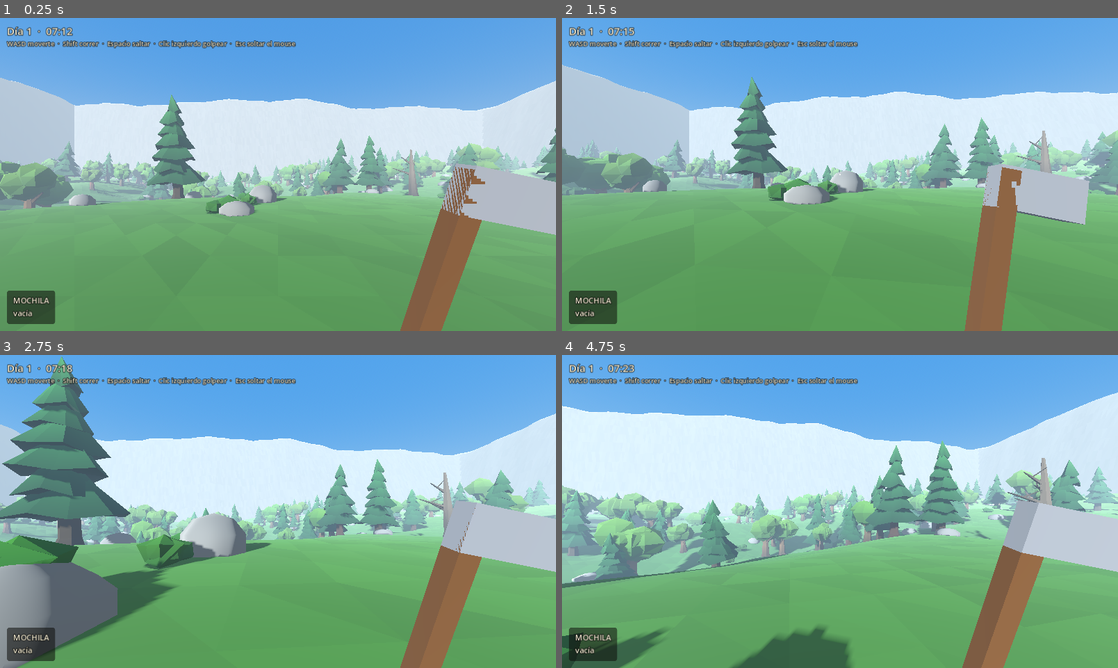
Above: before the commit, frames 1-4 (two rows, left to right).
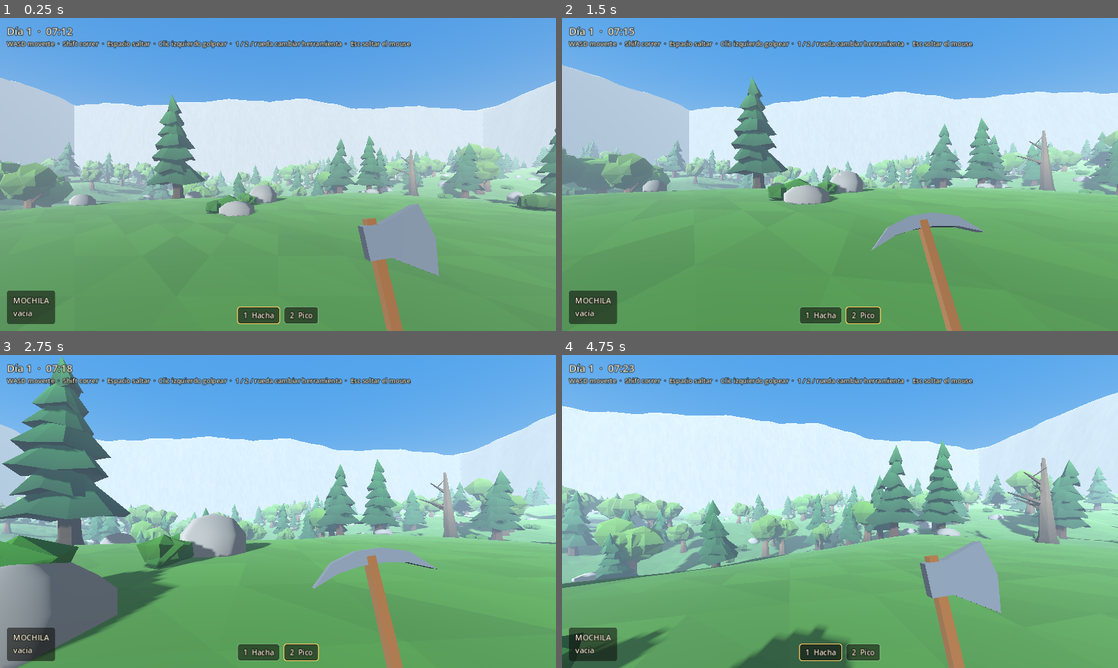
Above: after the commit, the same moments.

Repository: kevinancheta/proyectosurvival
Game: Godot game, scene res://scenes/main.tscn
The game is run twice, just before and just after one commit, with the same random seed, the same clock (stepped at 60 frames per second) and the same inputs.
Inputs (mouse positions are in pixels of both pictures, inside the frame that each line leads up to):
- Up to frame 1 (0.25 s): no input
- Up to frame 2 (1.5 s): tap Enter at 0.5 s; move the mouse to (867, 174) at 0.52 s; hold W (move_forward) from 0.53 s (still down); tap 1 at 0.6 s; click (867, 174) at 0.67 s; tap Space (jump) at 0.77 s; tap 2 at 0.8, 1.35 s; move the mouse to (812, 174) at 1.27 s; click (812, 174) at 1.42 s
- Up to frame 3 (2.75 s): keep holding W (move_forward); tap Space (jump) at 1.52 s; tap 1 at 1.55 s; move the mouse to (289, 505) at 2.02 s; hold Shift (sprint) from 2.03 s (still down); click (289, 505) at 2.17 s; tap 2 at 2.3 s
- Up to frame 4 (4.75 s): move the mouse to (834, 517) at 2.77 s; release Shift (sprint) at 2.78 s; tap 1 at 2.85, 4.35 s; click (834, 517) at 2.92 s; tap Space (jump) at 3.02, 3.77, 4.52 s; move the mouse to (878, 514) at 3.52 s; tap 2 at 3.6 s; click (878, 514) at 3.67 s; tap Escape at 4.15 s; move the mouse to (673, 464) at 4.27 s; release W (move_forward) at 4.28 s; hold A (move_left) from 4.28 s (still down); click (673, 464) at 4.42 s

The runs differ from the first frame. In frame 1, 9.7% of the frame differs, in the area x 42-100%, y 7-100%; in frame 2, 7.9%; in frame 3, 9.1%; in frame 4, 9.8%.

Commit message:
Hacha y pico: modelos nuevos, cambio con 1/2 y rueda, eficiencia según el material
- El hacha rinde con árboles y el pico con rocas; con la equivocada cuesta 2.5 veces más
- Las rocas rinden 6 piedras con cualquier herramienta
- Barra de herramientas y aviso de herramienta equivocada
- Prueba automática ampliada

Co-Authored-By: Claude Sonnet 5.5 <noreply@anthropic.com>
Claude-Session: https://claude.ai/code/session_01MCNVy8iRHpZKS1Z4a3qifJ

Diff:
--- a/scripts/harvestable.gd
+++ b/scripts/harvestable.gd
@@ -1,14 +1,22 @@
 extends StaticBody3D
-## Un árbol o una roca que el jugador puede golpear.
+## Un árbol o una roca que el jugador puede golpear. El hacha rinde con los árboles y el pico con las rocas
+## (ver POWER); con la herramienta equivocada hacen falta más golpes.
 ## Los árboles y las rocas se dibujan todos juntos con MultiMesh (es mucho más rápido).
 ## Este nodo aporta la colisión y la lógica, y modifica su propia instancia del MultiMesh
 ## cuando lo golpean: lo sacude, lo achica o lo hace caer.
 
 const PickupScript := preload("res://scripts/pickup.gd")
 
+const EPS := 0.001
+## Cuánto avanza cada golpe según la herramienta (1.0 = la herramienta adecuada).
+const POWER := {
+	"axe": {"tree": 1.0, "rock": 0.4},
+	"pickaxe": {"tree": 0.4, "rock": 1.0},
+}
+
 var kind: String = "tree"        # "tree" o "rock"
-var max_hp: int = 6              # golpes que aguanta
-var hp: int = 6
+var max_hp: float = 6.0          # golpes que aguanta con la herramienta adecuada
+var hp: float = 6.0
 var drops: int = 3               # cuántos objetos suelta al terminar
 var mm: MultiMesh                # el MultiMesh donde se dibuja
 var index: int = 0               # qué instancia del MultiMesh es
@@ -19,6 +27,7 @@
 
 var _busy := false               # ya se está cayendo o rompiendo
 var _tween: Tween
+var _stones_dropped := 0         # piedras que ya soltó esta roca
 
 
 func _ready() -> void:
@@ -26,21 +35,28 @@
 	hp = max_hp
 
 
-## Texto que se muestra al apuntarle.
-func get_prompt() -> String:
-	return "Talar árbol" if kind == "tree" else "Picar roca"
+func power_of(tool_id: String) -> float:
+	return float(POWER.get(tool_id, POWER["axe"])[kind])
+
+
+## Texto que se muestra al apuntarle, según la herramienta que llevás.
+func get_prompt(tool_id: String = "axe") -> String:
+	var text := "Talar árbol" if kind == "tree" else "Picar roca"
+	if power_of(tool_id) < 1.0:
+		text += " (lento, mejor con " + ("el hacha" if kind == "tree" else "el pico") + ")"
+	return text
 
 
 ## Lo llama el jugador en cada golpe. from_pos es dónde está el jugador.
-func take_hit(from_pos: Vector3) -> void:
+func take_hit(from_pos: Vector3, tool_id: String = "axe") -> void:
 	if _busy:
 		return
-	hp -= 1
+	hp -= power_of(tool_id)
 	var away := global_position - from_pos
 	away.y = 0.0
 	away = away.normalized() if away.length() > 0.01 else Vector3.RIGHT
 	if kind == "tree":
-		if hp <= 0:
+		if hp <= EPS:
 			_fell(away)
 		else:
 			_wobble(away)
@@ -127,21 +143,24 @@
 # -------------------------------------------------------------------- rocas
 
 func _chip(away: Vector3) -> void:
-	# Cada golpe suelta una piedra hacia el jugador, y la roca se achica.
+	# La roca suelta piedras a medida que se rompe, hacia el jugador. El total es el mismo
+	# con cualquier herramienta: con la equivocada solo hacen falta más golpes.
 	var toward_player := -away
-	_drop("Piedra", global_position + toward_player * 1.4 + Vector3(0.0, 1.0, 0.0),
-		toward_player * 1.5 + Vector3(randf_range(-0.5, 0.5), 2.5, randf_range(-0.5, 0.5)))
+	var broken := hp <= EPS
+	var total := int(max_hp) + drops
+	var owed := total if broken else int(clampf((max_hp - hp) / max_hp, 0.0, 1.0) * total)
+	for i in owed - _stones_dropped:
+		_drop("Piedra", global_position + toward_player * 1.4 + Vector3(0.0, 1.0 + i * 0.3, 0.0),
+			toward_player * 1.5 + Vector3(randf_range(-0.7, 0.7), 2.5, randf_range(-0.7, 0.7)))
+	_stones_dropped = owed
 
-	if hp <= 0:
+	if broken:
 		_busy = true
 		collision_layer = 0
 		_hide_instance()
-		for i in drops:
-			_drop("Piedra", global_position + toward_player * 1.4 + Vector3(0.0, 1.2 + i * 0.3, 0.0),
-				toward_player * 1.5 + Vector3(randf_range(-1.0, 1.0), 2.5, randf_range(-1.0, 1.0)))
 		queue_free()
 	else:
-		var f := 0.55 + 0.45 * float(hp) / float(max_hp)
+		var f := 0.55 + 0.45 * hp / max_hp
 		mm.set_instance_transform(index, Transform3D(xf.basis * Basis.from_scale(Vector3.ONE * f), xf.origin))
 
 
--- a/scripts/main.gd
+++ b/scripts/main.gd
@@ -30,6 +30,7 @@
 var _inv_label: Label
 var _target_label: Label
 var _msg_box: VBoxContainer
+var _slot_styles := {}   # estilo de cada casilla de herramienta, para marcar la activa
 
 
 func _ready() -> void:
@@ -338,7 +339,7 @@
 	layer.add_child(_clock_label)
 
 	var help := _make_label(Vector2(16, 48), 15)
-	help.text = "WASD moverte  ·  Shift correr  ·  Espacio saltar  ·  Clic izquierdo golpear  ·  Esc soltar el mouse"
+	help.text = "WASD moverte  ·  Shift correr  ·  Espacio saltar  ·  Clic izquierdo golpear  ·  1 / 2 / rueda cambiar herramienta  ·  Esc soltar el mouse"
 	layer.add_child(help)
 
 	# Mira en el centro de la pantalla
@@ -402,10 +403,50 @@
 	_inv_label = _make_label(Vector2.ZERO, 18)
 	panel.add_child(_inv_label)
 
+	# Herramientas, abajo al centro
+	var bar := HBoxContainer.new()
+	bar.anchor_left = 0.5
+	bar.anchor_right = 0.5
+	bar.anchor_top = 1.0
+	bar.anchor_bottom = 1.0
+	bar.offset_left = -140.0
+	bar.offset_right = 140.0
+	bar.offset_bottom = -16.0
+	bar.grow_vertical = Control.GROW_DIRECTION_BEGIN
+	bar.alignment = BoxContainer.ALIGNMENT_CENTER
+	bar.add_theme_constant_override("separation", 8)
+	bar.mouse_filter = Control.MOUSE_FILTER_IGNORE
+	layer.add_child(bar)
+	for entry in [["axe", "1  Hacha"], ["pickaxe", "2  Pico"]]:
+		var slot := PanelContainer.new()
+		var slot_style := StyleBoxFlat.new()
+		slot_style.bg_color = Color(0.05, 0.05, 0.04, 0.55)
+		slot_style.set_corner_radius_all(6)
+		slot_style.set_border_width_all(2)
+		slot_style.content_margin_left = 14.0
+		slot_style.content_margin_right = 14.0
+		slot_style.content_margin_top = 8.0
+		slot_style.content_margin_bottom = 8.0
+		slot.add_theme_stylebox_override("panel", slot_style)
+		slot.mouse_filter = Control.MOUSE_FILTER_IGNORE
+		var slot_label := _make_label(Vector2.ZERO, 17)
+		slot_label.text = entry[1]
+		slot.add_child(slot_label)
+		bar.add_child(slot)
+		_slot_styles[entry[0]] = slot_style
+
 	_player.target_changed.connect(_on_target_changed)
 	_player.collected.connect(_on_collected)
+	_player.tool_changed.connect(_refresh_hotbar)
+	_refresh_hotbar(_player.current_tool)
 	_player.inventory.changed.connect(_refresh_inventory)
 	_refresh_inventory()
+
+
+func _refresh_hotbar(active: String) -> void:
+	for id in _slot_styles:
+		var style: StyleBoxFlat = _slot_styles[id]
+		style.border_color = Color(1.0, 0.82, 0.40, 1.0) if id == active else Color(1.0, 1.0, 1.0, 0.12)
 
 
 func _on_target_changed(text: String) -> void:
--- a/scripts/player.gd
+++ b/scripts/player.gd
@@ -1,12 +1,14 @@
 extends CharacterBody3D
 ## Jugador en primera persona. Se arma todo por código, no necesita escena propia.
 ## Controles: WASD o flechas = moverte, Shift = correr, Espacio = saltar,
-## clic izquierdo = golpear (talar, picar), Esc = soltar el mouse.
+## clic izquierdo = golpear, 1 / 2 / rueda del mouse = hacha o pico, Esc = soltar el mouse.
 
 signal target_changed(text: String)          # lo que estás apuntando ("" si nada)
 signal collected(item: String, amount: int)  # cuando recogés algo
+signal tool_changed(tool_id: String)         # cuando cambiás de herramienta
 
 const InventoryScript := preload("res://scripts/inventory.gd")
+const ToolFactory := preload("res://scripts/tool_factory.gd")
 
 @export var walk_speed: float = 5.0
 @export var sprint_speed: float = 8.5
@@ -17,17 +19,22 @@
 const REACH := 3.4              # alcance de los golpes, en metros
 const SWING_COOLDOWN := 0.55    # segundos entre golpes
 const SWING_HIT_DELAY := 0.16   # cuándo, dentro del golpe, pega de verdad
-const TOOL_REST := Vector3(0.15, 0.0, -0.2)
+const TOOL_IDS := ["axe", "pickaxe"]
+const TOOL_POS := Vector3(0.38, -0.58, -0.62)   # dónde se ve la herramienta (relativo a la cámara)
+const TOOL_REST := Vector3(-0.2, 0.0, 0.15)     # cómo la lleva en reposo
 
 var inventory = InventoryScript.new()
+var current_tool := "axe"
 var head: Node3D
 var camera: Camera3D
 var tool_pivot: Node3D
 
+var _tools := {}
 var _pitch := 0.0
 var _spawn_position := Vector3.ZERO
 var _swing_cd := 0.0
 var _swing_tween: Tween
+var _equip_tween: Tween
 var _target_text := ""
 
 
@@ -56,7 +63,7 @@
 	head.add_child(camera)
 	camera.current = true
 
-	_build_tool()
+	_build_tools()
 
 	floor_snap_length = 0.5
 	_spawn_position = global_position
@@ -71,13 +78,24 @@
 		head.rotation.x = _pitch
 	elif event is InputEventKey:
 		var key := event as InputEventKey
-		if key.pressed and key.keycode == KEY_ESCAPE:
-			Input.mouse_mode = Input.MOUSE_MODE_VISIBLE
+		if key.pressed and not key.echo:
+			if key.keycode == KEY_ESCAPE:
+				Input.mouse_mode = Input.MOUSE_MODE_VISIBLE
+			elif key.keycode == KEY_1:
+				equip("axe")
+			elif key.keycode == KEY_2:
+				equip("pickaxe")
 	elif event is InputEventMouseButton:
 		var click := event as InputEventMouseButton
-		if click.pressed and Input.mouse_mode != Input.MOUSE_MODE_CAPTURED:
-			Input.mouse_mode = Input.MOUSE_MODE_CAPTURED
-			_swing_cd = 0.4  # que el clic que vuelve al juego no cuente como golpe
+		if click.pressed:
+			if Input.mouse_mode != Input.MOUSE_MODE_CAPTURED:
+				if click.button_index == MOUSE_BUTTON_LEFT:
+					Input.mouse_mode = Input.MOUSE_MODE_CAPTURED
+					_swing_cd = 0.4  # que el clic que vuelve al juego no cuente como golpe
+			elif click.button_index == MOUSE_BUTTON_WHEEL_UP:
+				_cycle_tool(-1)
+			elif click.button_index == MOUSE_BUTTON_WHEEL_DOWN:
+				_cycle_tool(1)
 
 
 func _physics_process(delta: float) -> void:
@@ -111,6 +129,50 @@
 func collect(item: String, amount: int = 1) -> void:
 	inventory.add(item, amount)
 	collected.emit(item, amount)
+
+
+# ----------------------------------------------------------- herramientas
+
+func equip(tool_id: String) -> void:
+	if tool_id == current_tool or not _tools.has(tool_id):
+		return
+	current_tool = tool_id
+	_show_current_tool()
+	if _swing_tween:
+		_swing_tween.kill()
+	if _equip_tween:
+		_equip_tween.kill()
+	# La herramienta sube desde abajo de la pantalla.
+	tool_pivot.rotation = TOOL_REST
+	tool_pivot.position = TOOL_POS + Vector3(0.0, -0.3, 0.0)
+	_equip_tween = create_tween()
+	_equip_tween.tween_property(tool_pivot, "position", TOOL_POS, 0.22) \
+		.set_trans(Tween.TRANS_QUAD).set_ease(Tween.EASE_OUT)
+	_swing_cd = 0.25
+	_target_text = "?"  # fuerza a actualizar el texto, que depende de la herramienta
+	tool_changed.emit(current_tool)
+
+
+func _cycle_tool(step: int) -> void:
+	var i := TOOL_IDS.find(current_tool)
+	equip(TOOL_IDS[(i + step + TOOL_IDS.size()) % TOOL_IDS.size()])
+
+
+func _show_current_tool() -> void:
+	for id in _tools:
+		_tools[id].visible = (id == current_tool)
+
+
+func _build_tools() -> void:
+	tool_pivot = Node3D.new()
+	tool_pivot.position = TOOL_POS
+	tool_pivot.rotation = TOOL_REST
+	camera.add_child(tool_pivot)
+	for id in TOOL_IDS:
+		var t = ToolFactory.make(id)
+		tool_pivot.add_child(t)
+		_tools[id] = t
+	_show_current_tool()
 
 
 # ---------------------------------------------------------------- golpes
@@ -129,7 +191,7 @@
 	if not hit.is_empty():
 		var c = hit["collider"]
 		if c != null and c.has_method("get_prompt"):
-			text = c.get_prompt()
+			text = c.get_prompt(current_tool)
 	if text != _target_text:
 		_target_text = text
 		target_changed.emit(text)
@@ -140,7 +202,7 @@
 	if _swing_tween:
 		_swing_tween.kill()
 	_swing_tween = create_tween()
-	_swing_tween.tween_property(tool_pivot, "rotation:x", -1.2, SWING_HIT_DELAY) \
+	_swing_tween.tween_property(tool_pivot, "rotation:x", -1.3, SWING_HIT_DELAY) \
 		.set_trans(Tween.TRANS_QUAD).set_ease(Tween.EASE_IN)
 	_swing_tween.tween_property(tool_pivot, "rotation:x", TOOL_REST.x, 0.3) \
 		.set_trans(Tween.TRANS_QUAD).set_ease(Tween.EASE_OUT)
@@ -153,40 +215,7 @@
 		return
 	var c = hit["collider"]
 	if c != null and c.has_method("take_hit"):
-		c.take_hit(global_position)
-
-
-## Hacha de piedra que se ve abajo a la derecha de la pantalla.
-func _build_tool() -> void:
-	tool_pivot = Node3D.new()
-	tool_pivot.position = Vector3(0.42, -0.45, -0.6)
-	tool_pivot.rotation = TOOL_REST
-	camera.add_child(tool_pivot)
-
-	var wood := StandardMaterial3D.new()
-	wood.albedo_color = Color(0.40, 0.27, 0.15)
-	wood.roughness = 1.0
-	var rock := StandardMaterial3D.new()
-	rock.albedo_color = Color(0.50, 0.50, 0.52)
-	rock.roughness = 1.0
-
-	var handle := MeshInstance3D.new()
-	var handle_mesh := BoxMesh.new()
-	handle_mesh.size = Vector3(0.06, 0.55, 0.06)
-	handle.mesh = handle_mesh
-	handle.material_override = wood
-	handle.position = Vector3(0.0, 0.2, 0.0)
-	handle.cast_shadow = GeometryInstance3D.SHADOW_CASTING_SETTING_OFF
-	tool_pivot.add_child(handle)
-
-	var head_part := MeshInstance3D.new()
-	var head_mesh := BoxMesh.new()
-	head_mesh.size = Vector3(0.26, 0.13, 0.06)
-	head_part.mesh = head_mesh
-	head_part.material_override = rock
-	head_part.position = Vector3(0.1, 0.42, 0.0)
-	head_part.cast_shadow = GeometryInstance3D.SHADOW_CASTING_SETTING_OFF
-	tool_pivot.add_child(head_part)
+		c.take_hit(global_position, current_tool)
 
 
 # ---------------------------------------------------------------- teclas
--- /dev/null
+++ b/scripts/tool_factory.gd
@@ -0,0 +1,116 @@
+extends RefCounted
+## Fabrica las herramientas que se ven en primera persona: hacha y pico de piedra.
+## El origen de cada herramienta es el extremo de abajo del mango, que apunta hacia +Y.
+## Uso: ToolFactory.make("axe") o ToolFactory.make("pickaxe").
+
+const WOOD := Color(0.46, 0.31, 0.18)
+const STONE := Color(0.38, 0.40, 0.44)
+
+
+static func make(tool_id: String) -> Node3D:
+	var root := Node3D.new()
+	root.name = tool_id
+	var mat := StandardMaterial3D.new()
+	mat.vertex_color_use_as_albedo = true
+	mat.roughness = 1.0
+
+	_add(root, _extrude(_handle_profile(), 0.04, WOOD), mat)
+	if tool_id == "pickaxe":
+		_add(root, _extrude(_pickaxe_profile(), 0.035, STONE), mat)
+	else:
+		_add(root, _extrude(_axe_profile(), 0.045, STONE), mat)
+	return root
+
+
+static func _add(root: Node3D, mesh: Mesh, mat: Material) -> void:
+	var mi := MeshInstance3D.new()
+	mi.mesh = mesh
+	mi.material_override = mat
+	mi.cast_shadow = GeometryInstance3D.SHADOW_CASTING_SETTING_OFF
+	root.add_child(mi)
+
+
+# ---------------------------------------------------------------- perfiles
+# Cada herramienta es una silueta plana (en X e Y) a la que se le da grosor.
+
+static func _handle_profile() -> PackedVector2Array:
+	return PackedVector2Array([
+		Vector2(-0.024, -0.03), Vector2(0.024, -0.03), Vector2(0.017, 0.06),
+		Vector2(0.015, 0.44), Vector2(-0.015, 0.44), Vector2(-0.017, 0.06),
+	])
+
+
+## Hoja del hacha: se ensancha desde el mango hacia el filo, que sale a la derecha.
+static func _axe_profile() -> PackedVector2Array:
+	return PackedVector2Array([
+		Vector2(-0.035, 0.31), Vector2(0.035, 0.31), Vector2(0.17, 0.235),
+		Vector2(0.195, 0.35), Vector2(0.17, 0.465), Vector2(0.035, 0.42),
+		Vector2(-0.035, 0.42),
+	])
+
+
+## Cabeza del pico: una barra curvada con las dos puntas hacia abajo.
+static func _pickaxe_profile() -> PackedVector2Array:
+	return PackedVector2Array([
+		Vector2(-0.21, 0.365), Vector2(-0.12, 0.40), Vector2(-0.04, 0.412),
+		Vector2(0.04, 0.412), Vector2(0.12, 0.40), Vector2(0.21, 0.365),
+		Vector2(0.135, 0.435), Vector2(0.045, 0.462), Vector2(-0.045, 0.462),
+		Vector2(-0.135, 0.435),
+	])
+
+
+# ------------------------------------------------------------- geometría
+
+## Triángulo con normal plana. "want" es hacia dónde debe mirar la cara (se corrige el giro si hace falta).
+static func _tri(st: SurfaceTool, a: Vector3, b: Vector3, c: Vector3, col: Color, want: Vector3) -> void:
+	var n := (c - a).cross(b - a)
+	if n.length_squared() < 0.0000001:
+		return
+	if n.dot(want) < 0.0:
+		var tmp := b
+		b = c
+		c = tmp
+		n = -n
+	n = n.normalized()
+	for v in [a, b, c]:
+		st.set_normal(n)
+		st.set_color(col)
+		st.add_vertex(v)
+
+
+## Convierte una silueta plana en un sólido con grosor "thick" (en Z).
+static func _extrude(pts: PackedVector2Array, thick: float, col: Color) -> ArrayMesh:
+	var st := SurfaceTool.new()
+	st.begin(Mesh.PRIMITIVE_TRIANGLES)
+	var h := thick * 0.5
+
+	var idx := Geometry2D.triangulate_polygon(pts)
+	for i in range(0, idx.size(), 3):
+		var a := pts[idx[i]]
+		var b := pts[idx[i + 1]]
+		var c := pts[idx[i + 2]]
+		_tri(st, Vector3(a.x, a.y, h), Vector3(b.x, b.y, h), Vector3(c.x, c.y, h), col, Vector3.BACK)
+		_tri(st, Vector3(a.x, a.y, -h), Vector3(b.x, b.y, -h), Vector3(c.x, c.y, -h), col.darkened(0.12), Vector3.FORWARD)
+
+	# Los costados. El signo del área dice hacia qué lado está "afuera".
+	var area := 0.0
+	for i in pts.size():
+		var p := pts[i]
+		var q := pts[(i + 1) % pts.size()]
+		area += p.x * q.y - q.x * p.y
+	var winding := 1.0 if area > 0.0 else -1.0
+
+	for i in pts.size():
+		var p := pts[i]
+		var q := pts[(i + 1) % pts.size()]
+		var e := q - p
+		var out := Vector2(e.y, -e.x) * winding
+		var want := Vector3(out.x, out.y, 0.0)
+		var side_col := col.lightened(0.08) if out.y > 0.0 else col.darkened(0.22)
+		var pf := Vector3(p.x, p.y, h)
+		var qf := Vector3(q.x, q.y, h)
+		var qb := Vector3(q.x, q.y, -h)
+		var pb := Vector3(p.x, p.y, -h)
+		_tri(st, pf, qf, qb, side_col, want)
+		_tri(st, pf, qb, pb, side_col, want)
+	return st.commit()
--- a/tests/harvest_test.gd
+++ b/tests/harvest_test.gd
@@ -1,7 +1,9 @@
 extends SceneTree
 ## Prueba automática de la recolección. Se corre sin abrir el editor:
-##   godot --headless --path . -s tests/harvest_test.gd
+##   godot --headless --path . -s res://tests/harvest_test.gd
 ## Escribe PASS o FAIL por cada chequeo y termina con código 0 si todo salió bien.
+
+const ToolFactory := preload("res://scripts/tool_factory.gd")
 
 var _fails := 0
 
@@ -12,11 +14,11 @@
 		_fails += 1
 
 
-func _nearest(group: String, kind: String, from: Vector3):
+func _nearest(kind: String, from: Vector3):
 	var best = null
 	var best_d := 1e9
-	for n in get_nodes_in_group(group):
-		if n.kind != kind:
+	for n in get_nodes_in_group("harvestables"):
+		if n.kind != kind or n.is_queued_for_deletion():
 			continue
 		var d: float = n.global_position.distance_to(from)
 		if d < best_d:
@@ -36,7 +38,21 @@
 	player.look_at(Vector3(target.global_position.x, player.global_position.y, target.global_position.z))
 
 
+func _hits(player, n: int) -> void:
+	for i in n:
+		player._apply_hit()
+		await create_timer(0.1).timeout
+
+
+func _live(group: String, item: String) -> Array:
+	return get_nodes_in_group(group).filter(func(n): return n.item == item and not n.is_queued_for_deletion())
+
+
 func _initialize() -> void:
+	# ---- Los modelos de las herramientas
+	_check("el hacha tiene silueta válida", Geometry2D.triangulate_polygon(ToolFactory._axe_profile()).size() == 15)
+	_check("el pico tiene silueta válida", Geometry2D.triangulate_polygon(ToolFactory._pickaxe_profile()).size() == 24)
+
 	var main = load("res://scenes/main.tscn").instantiate()
 	root.add_child(main)
 	await create_timer(1.0).timeout
@@ -46,23 +62,34 @@
 	var rocks := get_nodes_in_group("harvestables").filter(func(n): return n.kind == "rock")
 	_check("hay árboles y rocas", trees.size() > 300 and rocks.size() > 100, "(%d árboles, %d rocas)" % [trees.size(), rocks.size()])
 	_check("el jugador existe y está en el suelo", player.is_on_floor())
+	_check("arranca con el hacha", player.current_tool == "axe")
 
-	# ---- Talar un árbol
-	var tree = _nearest("harvestables", "tree", player.global_position)
+	# ---- Herramientas: el cambio funciona
+	var changed := []
+	player.tool_changed.connect(func(t): changed.append(t))
+	player.equip("pickaxe")
+	_check("cambiar a pico", player.current_tool == "pickaxe" and changed == ["pickaxe"])
+	player._cycle_tool(1)
+	_check("la rueda rota entre herramientas", player.current_tool == "axe")
+
+	# ---- Árbol con el pico: lento
+	var tree = _nearest("tree", player.global_position)
 	_face(player, tree, 2.4)
 	await create_timer(0.6).timeout
-	var seen := []
-	player.target_changed.connect(func(t): seen.append(t))
+	_check("con el hacha: texto normal", player._target_text == "Talar árbol", player._target_text)
+	player.equip("pickaxe")
 	await create_timer(0.2).timeout
-	_check("al apuntar sale el texto del árbol", "Talar árbol" in seen or player._target_text == "Talar árbol", str(player._target_text))
+	_check("con el pico: avisa que es lento", "lento" in player._target_text, player._target_text)
+	await _hits(player, 6)
+	_check("6 golpes de pico NO alcanzan para talar", is_instance_valid(tree) and not tree.is_queued_for_deletion() and tree.hp > 2.0, "(le queda %.1f de 6)" % tree.hp)
 
-	for i in 6:
-		player._apply_hit()
-		await create_timer(0.15).timeout
+	# ---- Árbol con el hacha: rápido
+	player.equip("axe")
+	await _hits(player, 4)
 	await create_timer(2.8).timeout   # la caída dura 1.4 s
-	var logs := get_nodes_in_group("pickups").filter(func(n): return n.item == "Tronco")
+	var logs := _live("pickups", "Tronco")
 	_check("el árbol cayó y soltó troncos", logs.size() >= 2, "(%d troncos)" % logs.size())
-	_check("el árbol ya no existe como talable", not is_instance_valid(tree) or tree.is_queued_for_deletion())
+	_check("el árbol ya no se puede talar", not is_instance_valid(tree) or tree.is_queued_for_deletion())
 
 	# ---- Recoger troncos
 	if logs.size() > 0:
@@ -71,18 +98,22 @@
 	await create_timer(2.0).timeout
 	_check("recogió troncos en la mochila", player.inventory.get_count("Tronco") >= 1, "(%d)" % player.inventory.get_count("Tronco"))
 
-	# ---- Picar una roca
-	var rock = _nearest("harvestables", "rock", player.global_position)
-	_face(player, rock, 2.0 + 0.0)
+	# ---- Roca con el hacha: lento
+	var rock = _nearest("rock", player.global_position)
+	var radius: float = rock.get_child(0).shape.radius
+	_face(player, rock, radius + 1.2)
 	await create_timer(0.6).timeout
-	for i in 4:
-		player._apply_hit()
-		await create_timer(0.15).timeout
-	await create_timer(0.5).timeout
-	var stones := get_nodes_in_group("pickups").filter(func(n): return n.item == "Piedra")
-	var have: int = player.inventory.get_count("Piedra")
-	_check("la roca soltó piedras", stones.size() + have >= 4, "(%d sueltas, %d en mochila)" % [stones.size(), have])
+	_check("roca con hacha: avisa que es lento", "lento" in player._target_text, player._target_text)
+	await _hits(player, 4)
+	_check("4 golpes de hacha NO rompen la roca", is_instance_valid(rock) and not rock.is_queued_for_deletion() and rock.hp > 1.0, "(le queda %.1f de 4)" % rock.hp)
+
+	# ---- Roca con el pico: rápido, y el total de piedras es el mismo
+	player.equip("pickaxe")
+	await _hits(player, 3)
+	await create_timer(1.5).timeout
 	_check("la roca se rompió", not is_instance_valid(rock) or rock.is_queued_for_deletion())
+	var total: int = _live("pickups", "Piedra").size() + player.inventory.get_count("Piedra")
+	_check("rinde 6 piedras en total", total == 6, "(%d)" % total)
 
 	print("RESULTADO: ", "TODO BIEN" if _fails == 0 else "%d FALLAS" % _fails)
 	quit(_fails)
